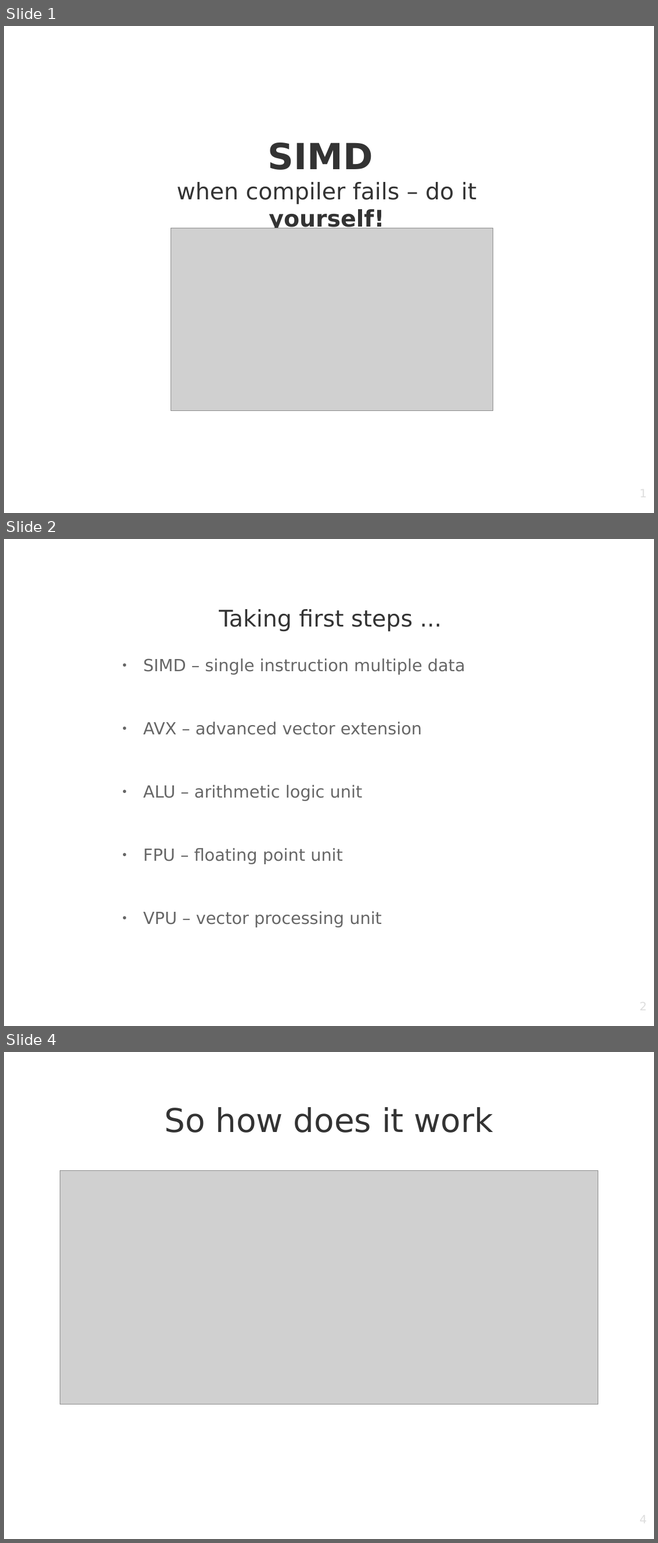
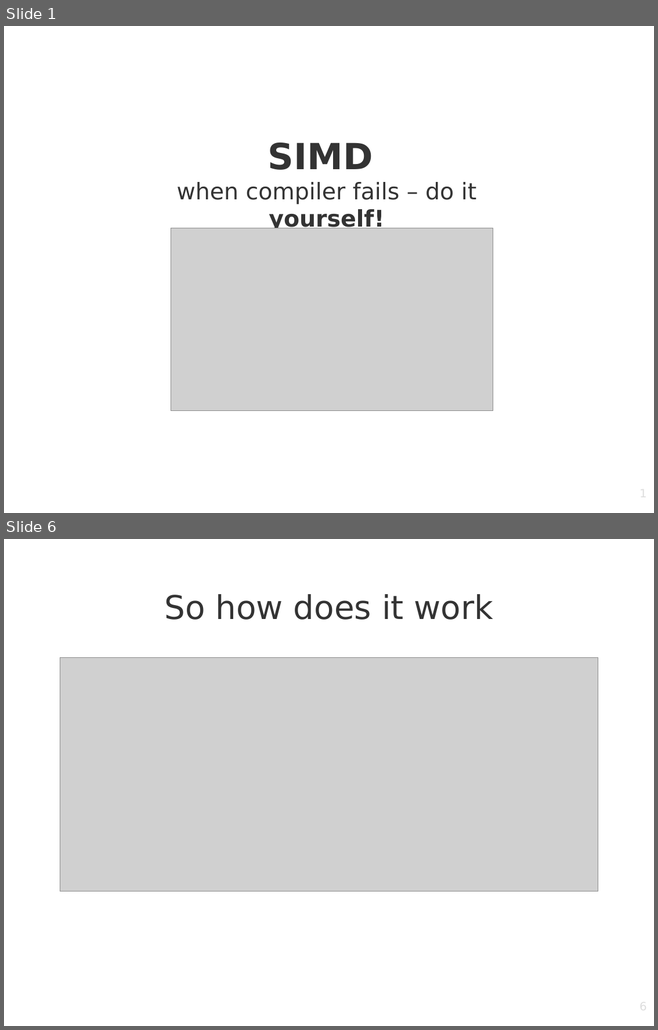
Before and after one commit to zukas/optimization-testing, a slide deck: SIMD from theory to practice.odp. Shown one above the other, each under a label of ours: slides 1, 2 and 4 before the commit, slides 1 and 6 after it; the slides between them are not shown. The pictures are 658x1543 and 658x1030 pixels, drawn with LibreOffice and Linux fonts; fonts in the diff are those of the drawing; grey boxes stand for pictures; background and template pictures are left out. Boxes give left, top, right and bottom in pixels: in the first picture for what was removed or moved away, otherwise in the second. Text is boxed around its words. In the diff, an @@ line names an element or a change of style, - is before the commit and + after.

Commit message:
Update to simd

```diff
--- a/SIMD from theory to practice.odp
+++ b/SIMD from theory to practice.odp
@@ slide 2 removed at bbox=[4, 539, 654, 1026], background picture (left out) @@
@@ title removed at bbox=[219, 609, 412, 632] @@
-Taking first steps ...
@@ text removed at bbox=[143, 658, 465, 928] @@
-● SIMD – single instruction multiple data
-● AVX – advanced vector extension
-● ALU – arithmetic logic unit
-● FPU – floating point unit
-● VPU – vector processing unit
@@ page number removed at bbox=[496, 1000, 647, 1026] @@
-2
@@ what was slide 4 is now slide 6 @@
@@ page number at bbox=[496, 1000, 647, 1026]: text changed @@
-4
+6
```
Also in this commit, not shown: 7 slides changed, 4 slides added, 1 other file.
